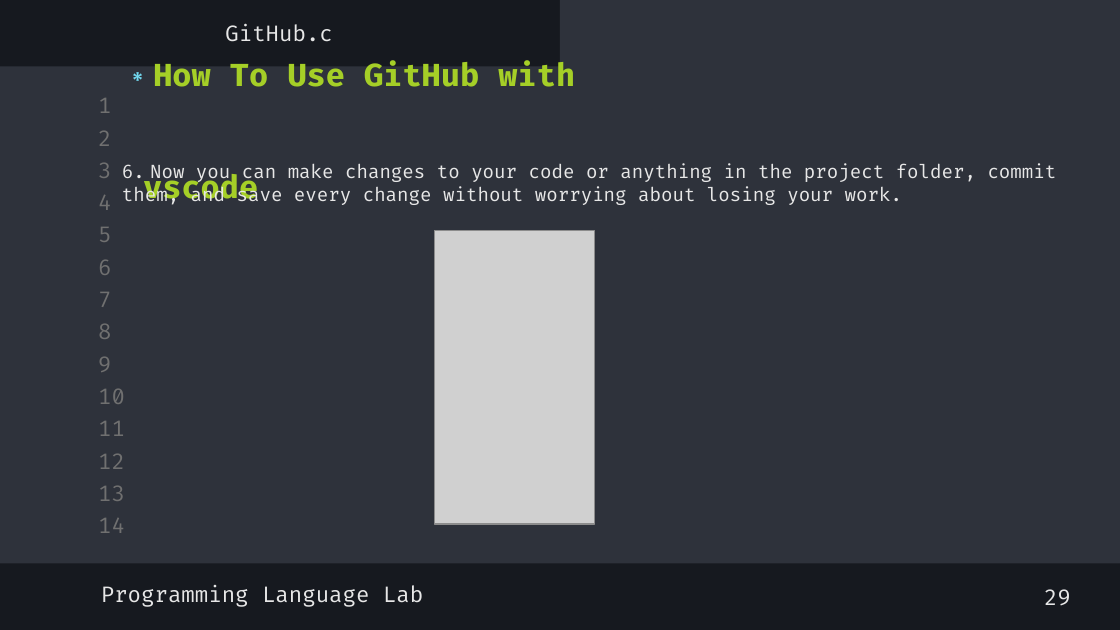
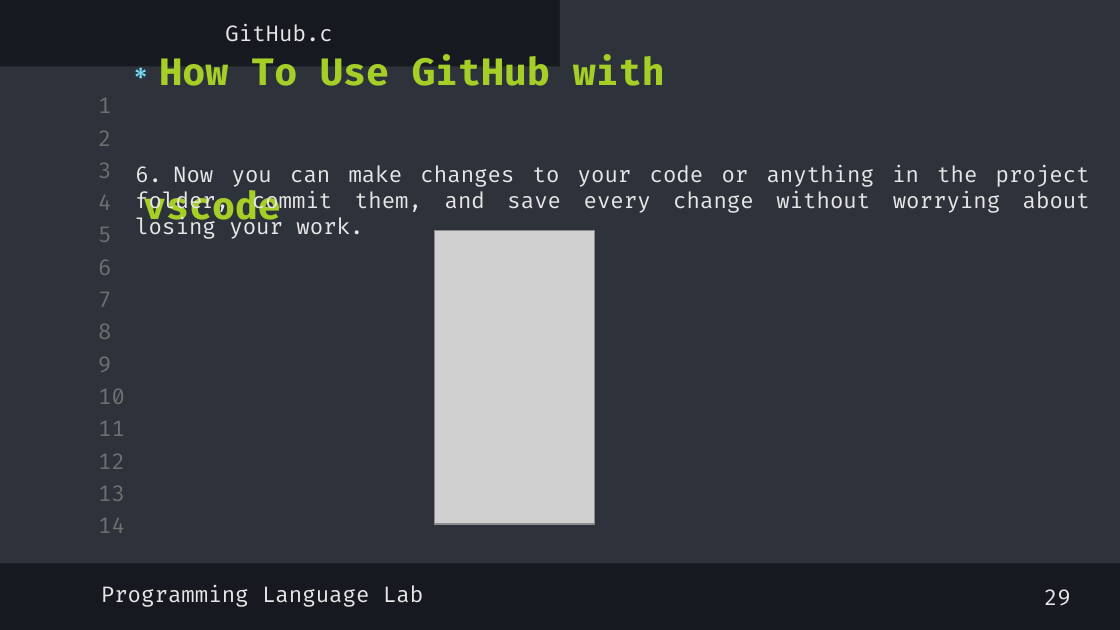
Before and after one commit to shayan-naghizadeh/C-Lab-AUT, a slide deck: slide 35 of slides/1.Introduction/Intro.pptx. Drawn at 1120x630 pixels with LibreOffice and Linux fonts; fonts in the diff are those of the drawing; grey boxes stand for pictures. Boxes give left, top, right and bottom in pixels: in the first picture for what was removed or moved away, otherwise in the second. Text is boxed around its words. In the diff, an @@ line names an element or a change of style, - is before the commit and + after.

```diff
--- a/slides/1.Introduction/Intro.pptx
+++ b/slides/1.Introduction/Intro.pptx
@@ title "How To Use GitHub with ..." at (143,55,665,230): size 20 to 24 pt @@
@@ text "6. Now you can make ...": place and size @@
-text "6. Now you can make ..." at (122,164,1057,205)
+text "6. Now you can make ..." at (135,165,1090,239)
@@ text "6. Now you can make ..." at (135,165,1090,239): size 12 to 14 pt; alignment left to justified @@
```
Also in this commit, not shown: 11 other slides changed.
